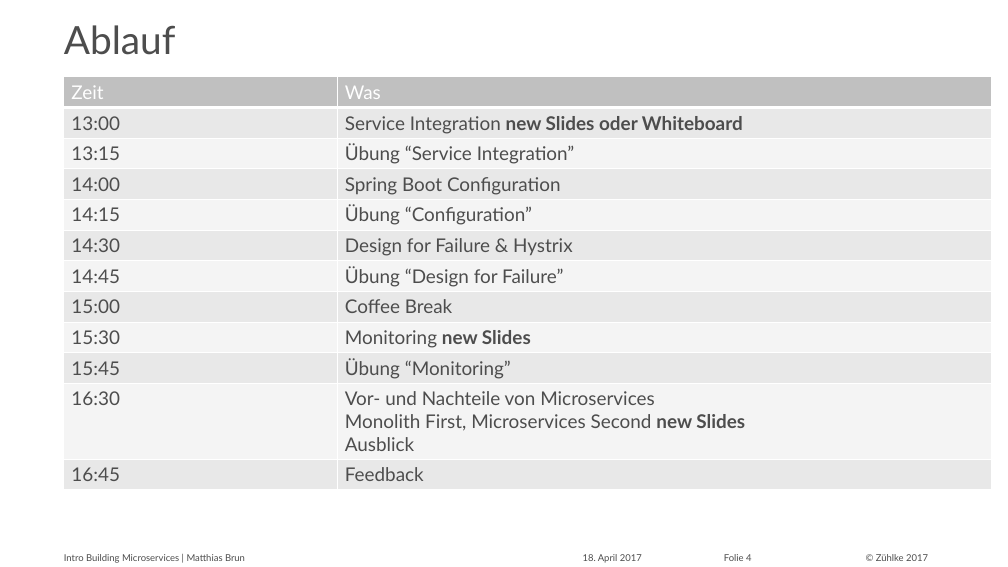
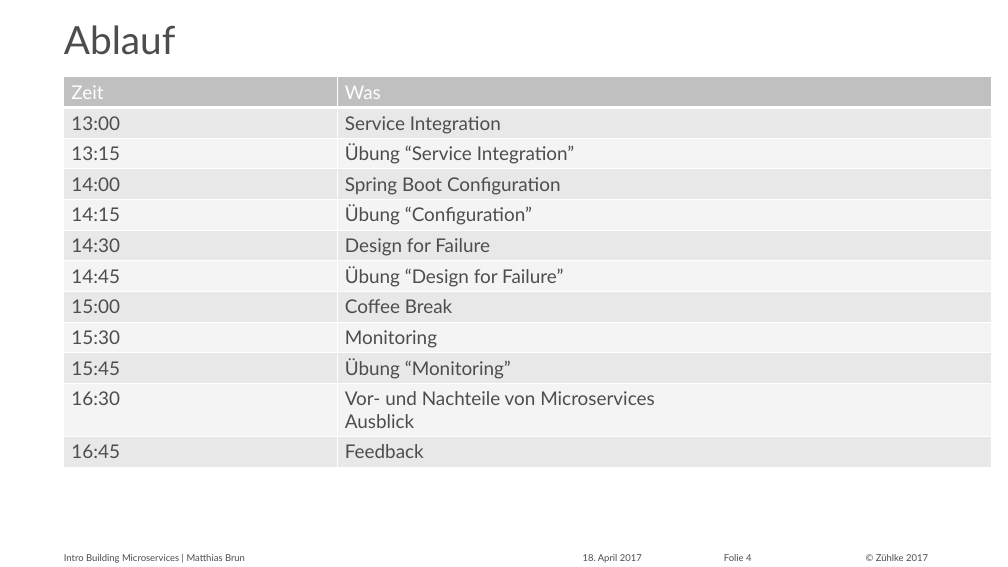
Before and after one commit to mat1/building-microservices, a slide deck: slide 4 of slides/Intro.pptx. Drawn at 1008x567 pixels with LibreOffice and Linux fonts; fonts in the diff are those of the drawing. Boxes give left, top, right and bottom in pixels: in the first picture for what was removed or moved away, otherwise in the second. Text is boxed around its words. In the diff, an @@ line names an element or a change of style, - is before the commit and + after.

```diff
--- a/slides/Intro.pptx
+++ b/slides/Intro.pptx
@@ table at (64, 77, 992, 467) @@
-row 2, column 2: Service Integration new Slides oder Whiteboard
+row 2, column 2: Service Integration
-row 6, column 2: Design for Failure & Hystrix
+row 6, column 2: Design for Failure
-row 9, column 2: Monitoring new Slides
+row 9, column 2: Monitoring
-row 11, column 2: Vor- und Nachteile von Microservices / Monolith First, Microservices Second new Slides / Ausblick
+row 11, column 2: Vor- und Nachteile von Microservices / Ausblick
```
Also in this commit, not shown: 1 other slide changed, 2 other files.
